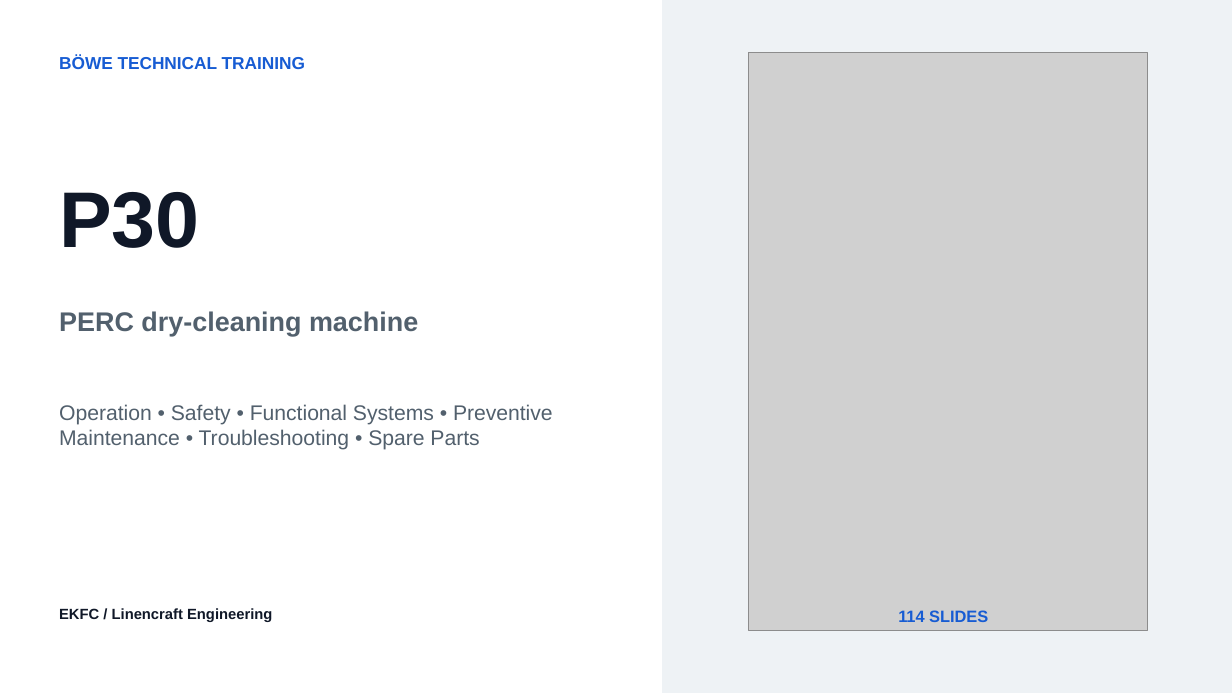
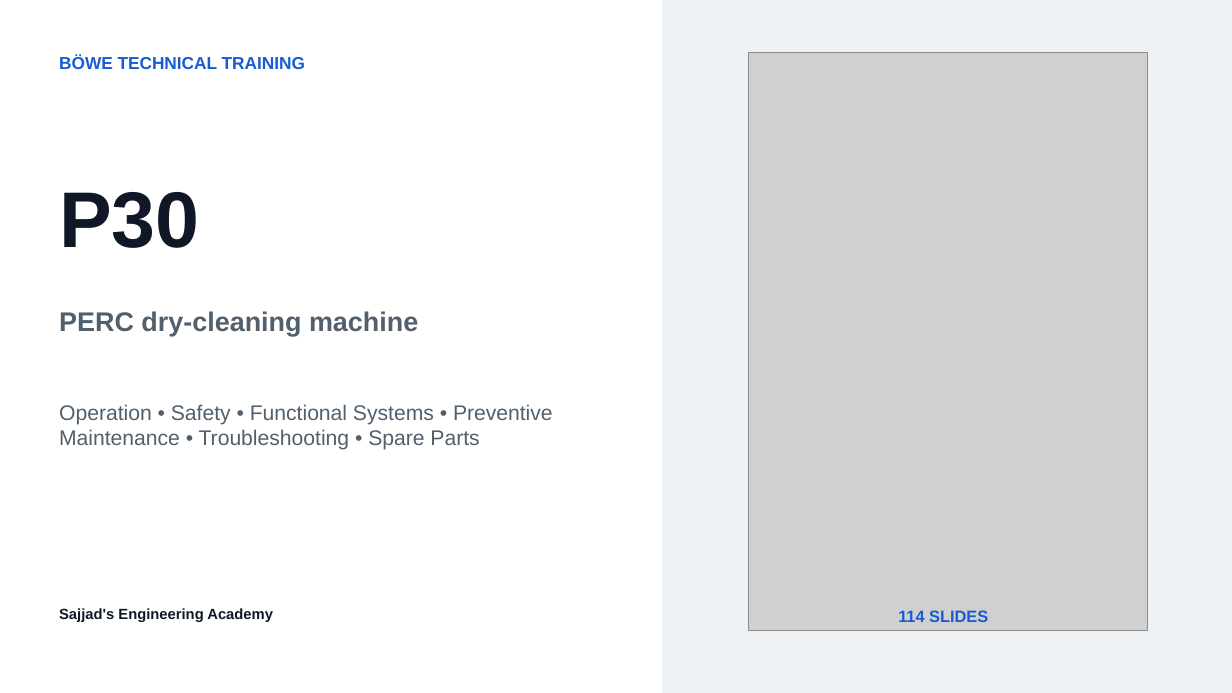
Before and after one commit to sajjadahmad87/sajjadahmad87.github.io, a slide deck: slide 1 of downloads/bowe-p30-training.pptx. Drawn at 1232x693 pixels with LibreOffice and Linux fonts; fonts in the diff are those of the drawing; grey boxes stand for pictures. Boxes give left, top, right and bottom in pixels: in the first picture for what was removed or moved away, otherwise in the second. Text is boxed around its words. In the diff, an @@ line names an element or a change of style, - is before the commit and + after.

```diff
--- a/downloads/bowe-p30-training.pptx
+++ b/downloads/bowe-p30-training.pptx
@@ text at [59,608,273,622]: text changed @@
-EKFC / Linencraft Engineering
+Sajjad's Engineering Academy
```
Also in this commit, not shown: 3 other files.
